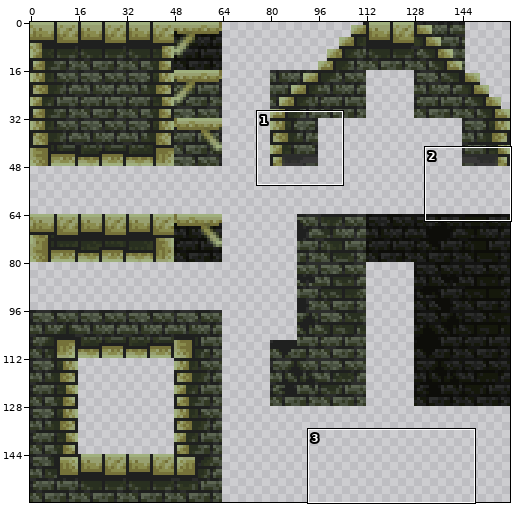
Sprite sheet, stored at Assets/Sprites/Environment/Pixel Art Temple/Temple.png. The first picture is a wide view before the edit; the outline marks the close-up.
Close-up. Before the commit:
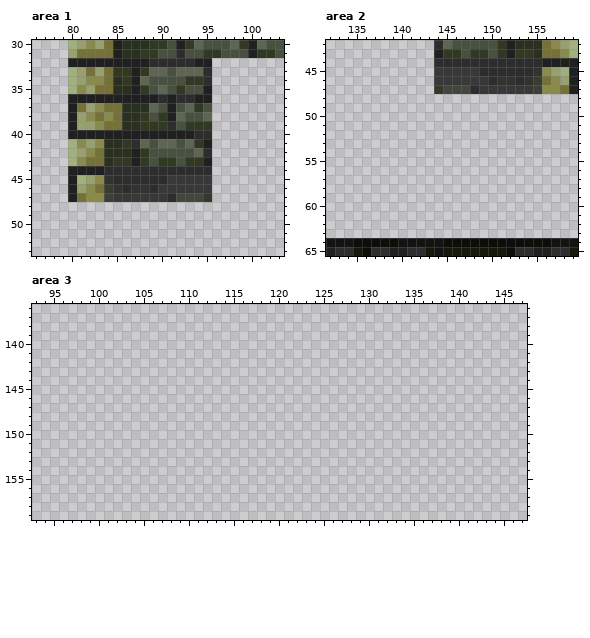
The file is 160x160 pixels. Colours within 5 levels of each other are drawn and written as one. Shown: area 1: x 76..103, y 30..53; area 2: x 132..159, y 42..65; area 3: x 93..147, y 136..159.
The same view after the edit:
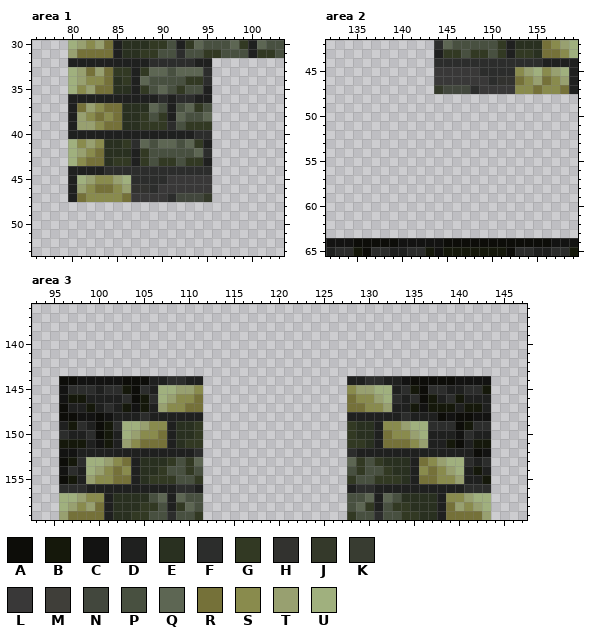
Palette (. is transparent): A #0d0d09  B #15180b  C #131312  D #1f201f  E #293020  F #2c2d2c  G #323923  H #32322f  J #34392a  K #383c31  L #393838  M #3f3e39  N #42473d  P #485040  Q #5d6653  R #757139  S #898b4d  T #98a070  U #a0b07e
Diff:
Area 1:
y 45: x 84..86 HFF -> STU
y 46: x 84..86 KHF -> RST
y 47: x 84..86 MLL -> SSR
Area 2:
y 45: x 153..155 FFH -> STU
y 46: x 153..155 FHK -> RST
y 47: x 153..155 LLM -> SSR
Area 3:
y 144: x 96..111 ................ -> AACCCCCAAADDFFDD; x 128..143 ................ -> DDFFDDCAAAAACCCC
y 145: x 96..111 ................ -> CFFFDFFBAFDUUTTS; x 128..143 ................ -> STTUUDFBAFFDDFFB
y 146: x 96..111 ................ -> CBBDDDDFABFUTSSR; x 128..143 ................ -> RSSTUFDFABDFBDDD
y 147: x 96..111 ................ -> ADDBDFDBCBDTSSRR; x 128..143 ................ -> RRSSTDDBCBBBDBBD
y 148: x 96..111 ................ -> AACCACDDDFDDDDDD; x 128..143 ................ -> DDDDDDFDDDACAACC
y 149: x 96..111 ................ -> DBFDABFUUTSSDEEG; x 128..143 ................ -> GEEDSSTUUFFFABFF
y 150: x 96..111 ................ -> FDDFABDUTSSRDEEG; x 128..143 ................ -> GEEDRSSTUDDDCFDD
y 151: x 96..111 ................ -> BBBDCBDTSRRRDEGG; x 128..143 ................ -> GGEDRRRSTDDBADBB
y 152: x 96..111 ................ -> CCDDDDDDDDDDDDDF; x 128..143 ................ -> FDDDDDDDDDDDDDAC
y 153: x 96..111 ................ -> ABFUUTSRDEEEGPGQ; x 128..143 ................ -> QGPGEEEDRSTUUFDF
y 154: x 96..111 ................ -> CFDUTSRSDEEGPPGP; x 128..143 ................ -> PGPPGEEDSRSTUDBD
y 155: x 96..111 ................ -> ABDTSSRRDEGGGPPG; x 128..143 ................ -> GPPGGGEDRRSSTDDB
y 156: x 96..111 ................ -> FFFDDDDDDDDDDFFD; x 128..143 ................ -> DFFDDDDDDDDDDFFF
y 157: x 96..111 ................ -> UUTSSDEEEEPQDQPP; x 128..143 ................ -> PPQDQPEEEEDSSTUU
y 158: x 96..111 ................ -> UTSTRDEEEGGPDGQP; x 128..143 ................ -> PQGDPGGEEEDRTSTU
y 159: x 96..111 ................ -> TRRRRDEEGGPPFPPG; x 128..143 ................ -> GPPFPPGGEEDRRRRT
Boxes around the changes in both close-ups, in picture pixels (x1, y1, x2, y2):
changed: (104, 175, 131, 202)
changed: (515, 67, 542, 94)
added: (59, 376, 203, 520)
added: (347, 376, 491, 520)
